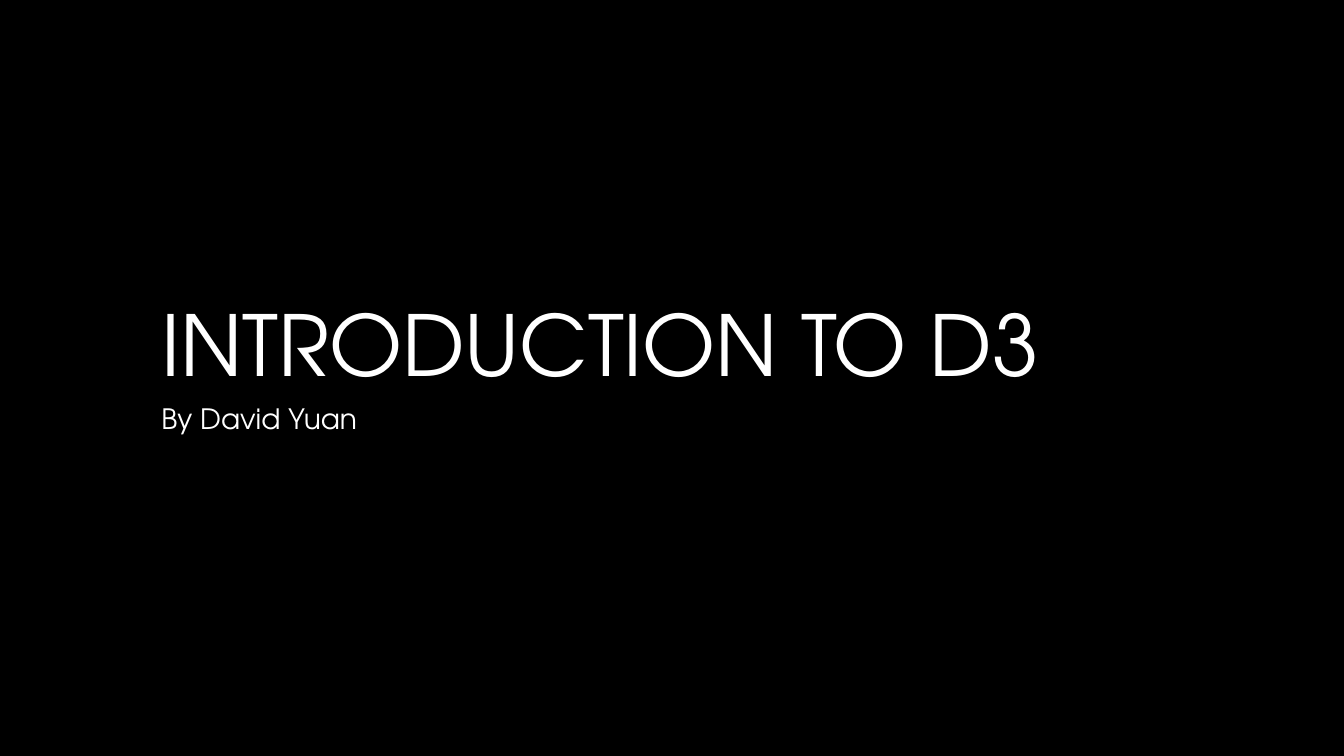
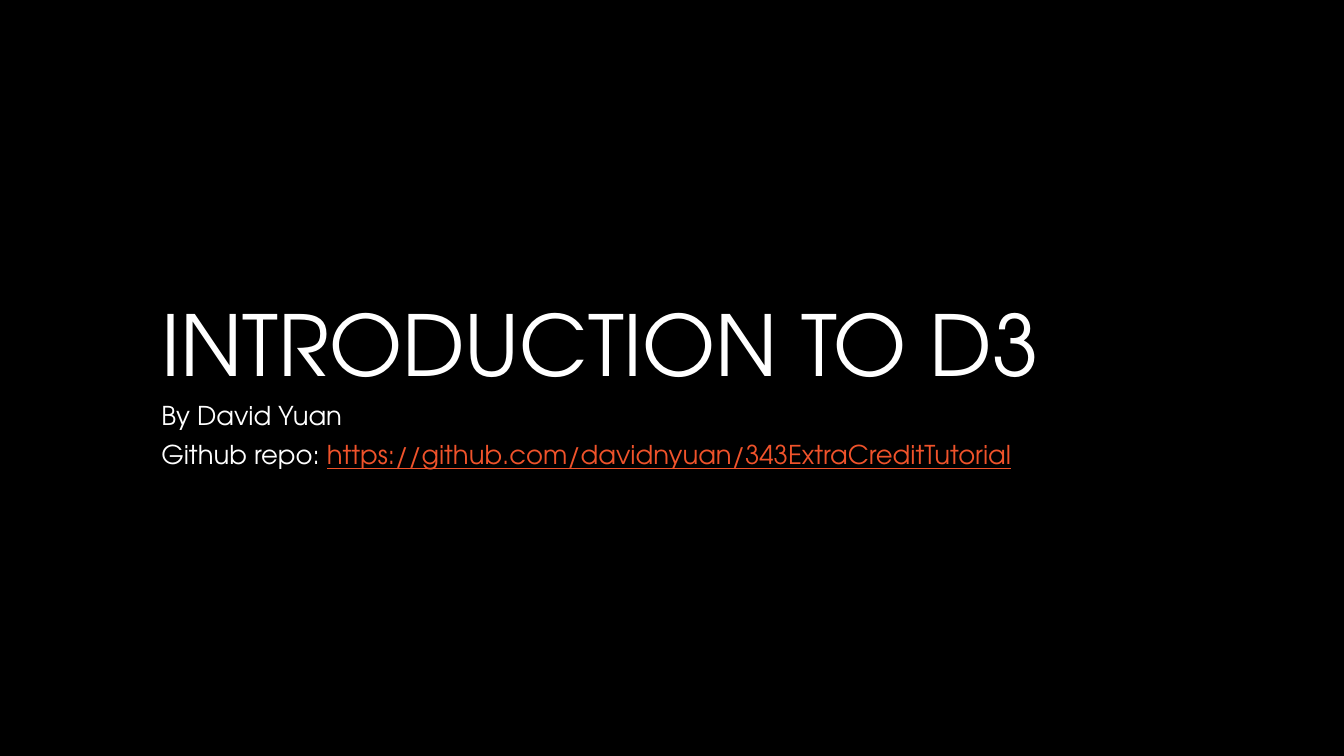
Before and after one commit to davidnyuan/343ExtraCreditTutorial, a slide deck: slide 1 of Presentation.pptx. Drawn at 1344x756 pixels with LibreOffice and Linux fonts; fonts in the diff are those of the drawing; background and template pictures are left out. Boxes give left, top, right and bottom in pixels: in the first picture for what was removed or moved away, otherwise in the second. Text is boxed around its words. In the diff, an @@ line names an element or a change of style, - is before the commit and + after.

```diff
--- a/Presentation.pptx
+++ b/Presentation.pptx
@@ subtitle at box(161, 406, 342, 430): size 20 to 18.5 pt in "By David Yuan"; line spacing 0.9 to 0.8 @@
@@ subtitle at box(161, 444, 1011, 470): paragraph added @@
+Github repo: https://github.com/davidnyuan/343ExtraCreditTutorial
```
Also in this commit, not shown: 1 slide added.
